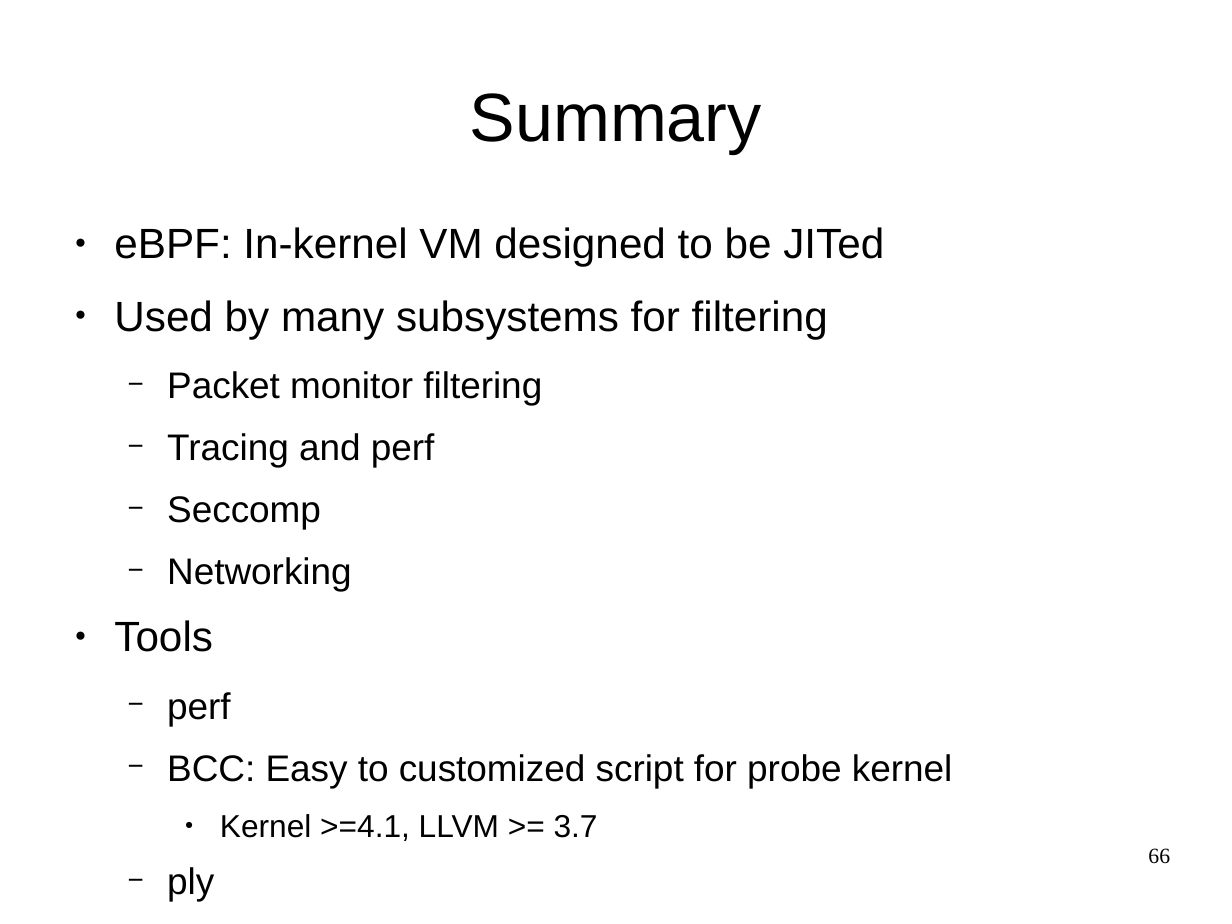
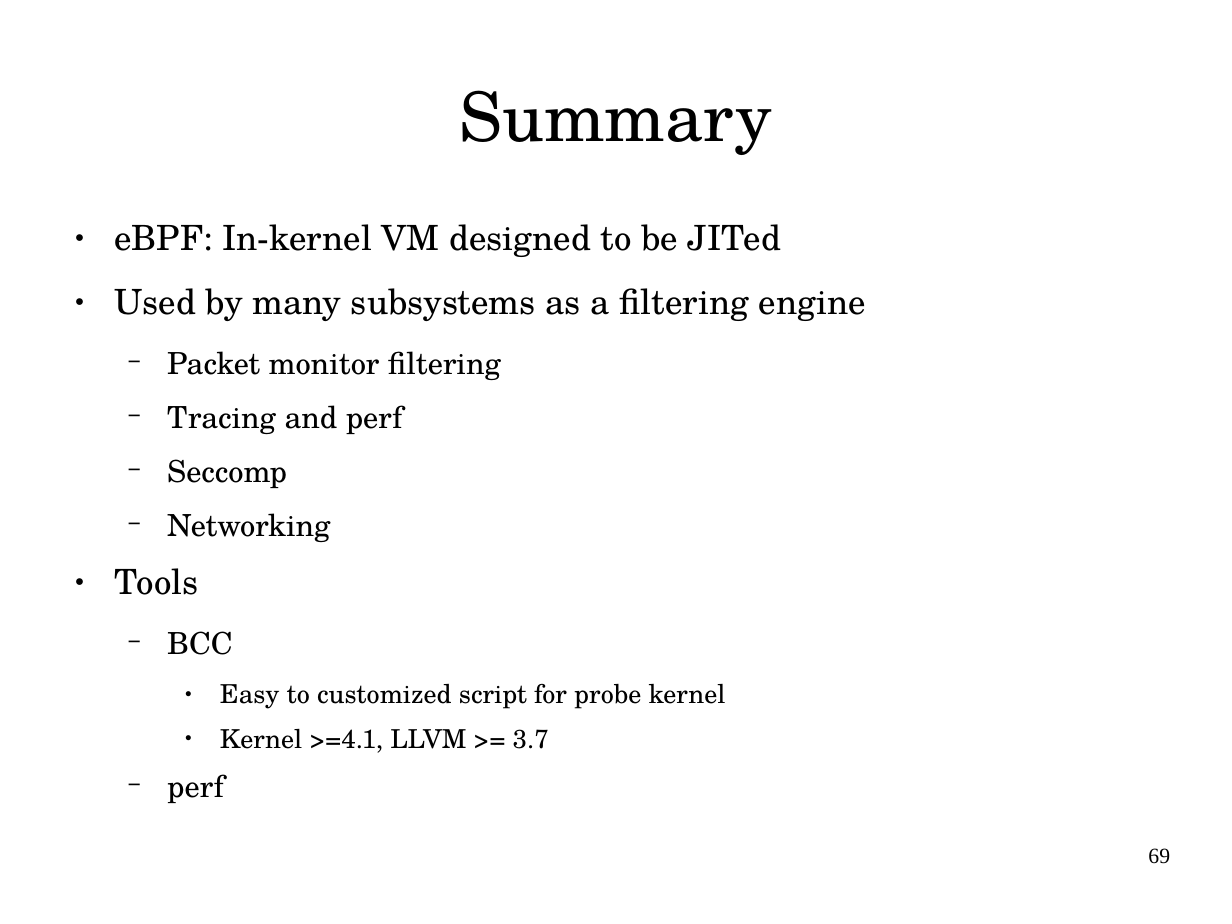
Before and after one commit to vh21/documents, a slide deck: slide 69 of linux/meet-cute-between-ebpf-and-kernel-tracing.odp (slide 66 before the commit). Drawn at 1232x924 pixels with LibreOffice and Linux fonts; fonts in the diff are those of the drawing. Boxes give left, top, right and bottom in pixels: in the first picture for what was removed or moved away, otherwise in the second. Text is boxed around its words. In the diff, an @@ line names an element or a change of style, - is before the commit and + after.

```diff
--- a/linux/meet-cute-between-ebpf-and-kernel-tracing.odp
+++ b/linux/meet-cute-between-ebpf-and-kernel-tracing.odp
@@ title "Summary" at (x1=460, y1=90, x2=772, y2=155): font Arial to TeX Gyre Schola @@
@@ text at (x1=114, y1=224, x2=781, y2=595): size 27.2 to 22.4 pt in "eBPF: In-kernel VM designed to be JITed", "Tools"; font Arial to TeX Gyre Schola in "eBPF: In-kernel VM designed to be JITed", "Packet monitor filtering", "Tracing and perf", "Seccomp" and 3 more places; size 23.8 to 19.6 pt in "Packet monitor filtering", "Tracing and perf", "Seccomp", "Networking" and 1 more places @@
@@ text at (x1=114, y1=288, x2=866, y2=321): text changed; size 27.2 to 22.4 pt; font Arial to TeX Gyre Schola @@
-● Used by many subsystems for filtering
+● Used by many subsystems as a filtering engine
@@ text at (x1=167, y1=631, x2=726, y2=753): paragraphs added @@
+  − BCC
+    ● Easy to customized script for probe kernel
+    ● Kernel >=4.1, LLVM >= 3.7
@@ text at (x1=167, y1=754, x2=952, y2=841): paragraphs removed @@
-  − BCC: Easy to customized script for probe kernel
-    ● Kernel >=4.1, LLVM >= 3.7
-  − ply
@@ page number at (x1=1148, y1=848, x2=1170, y2=864): text changed @@
-66
+69
```
Also in this commit, not shown: 65 other slides changed, 7 slides added, 2 slides removed, 3 other files.
